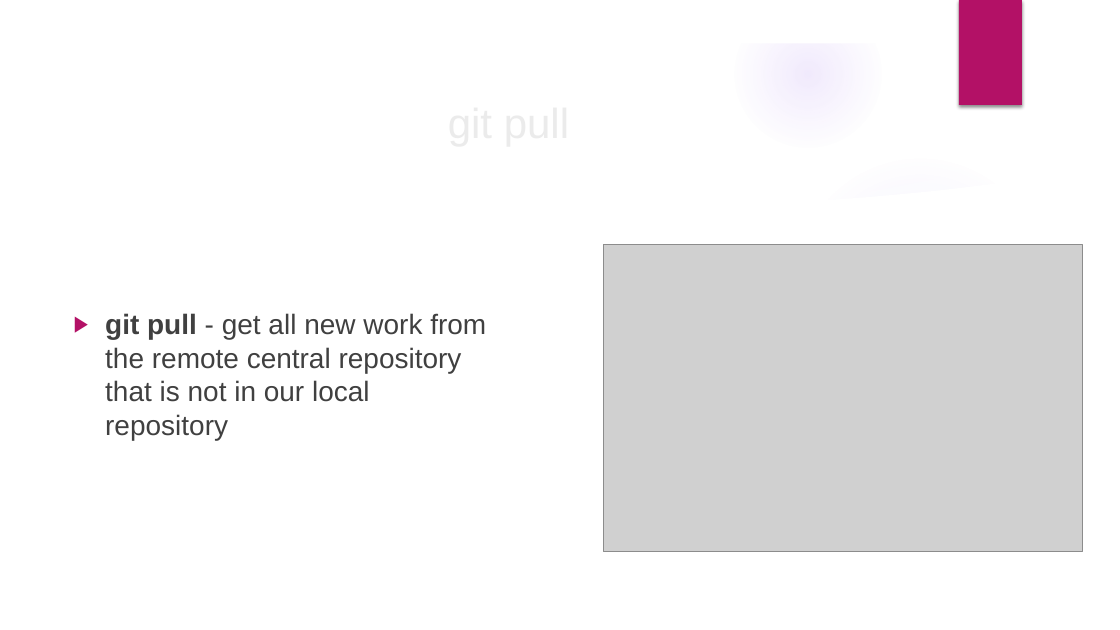
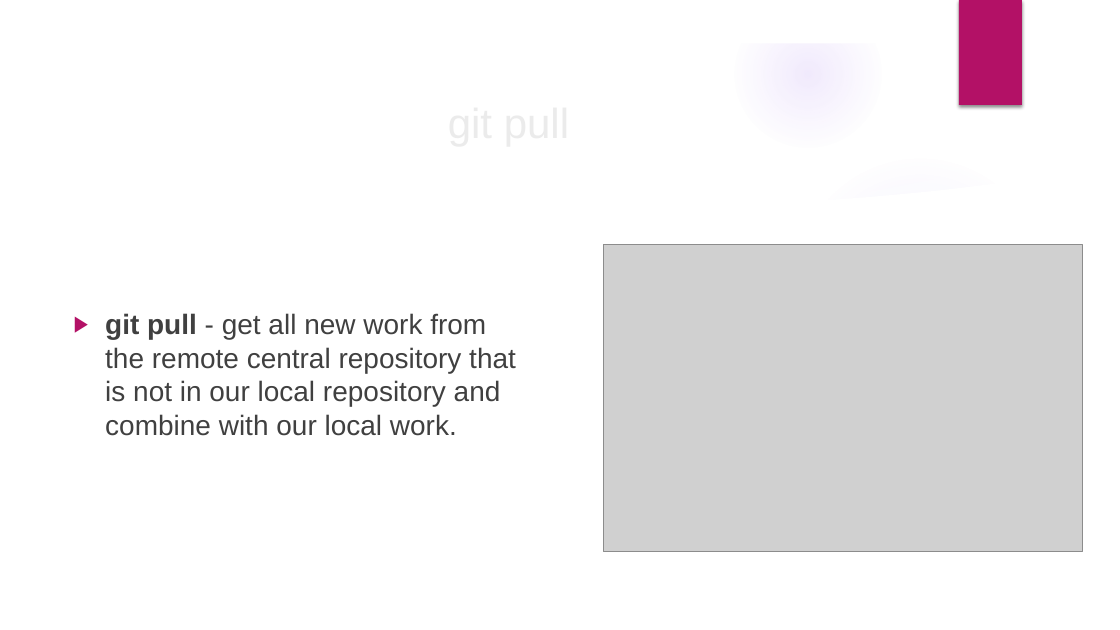
Before and after one commit to velizar92/TSK_Presentations, a slide deck: slide 8 of Git Intro.pptx. Drawn at 1120x630 pixels with LibreOffice and Linux fonts; fonts in the diff are those of the drawing; grey boxes stand for pictures; background and template pictures are left out. Boxes give left, top, right and bottom in pixels: in the first picture for what was removed or moved away, otherwise in the second. Text is boxed around its words. In the diff, an @@ line names an element or a change of style, - is before the commit and + after.

```diff
--- a/Git Intro.pptx
+++ b/Git Intro.pptx
@@ text at (105, 313, 516, 436): text changed @@
-▶ git pull - get all new work from the remote central repository that is not in our local repository
+▶ git pull - get all new work from the remote central repository that is not in our local repository and combine with our local work.
```
Also in this commit, not shown: 1 other slide changed.
